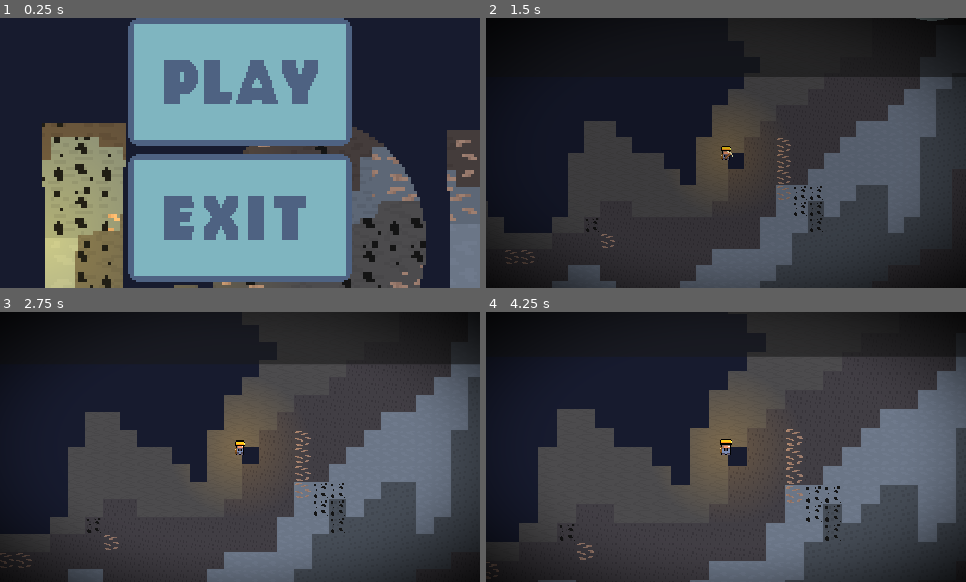
Above: before the commit, frames 1-4 (two rows, left to right).
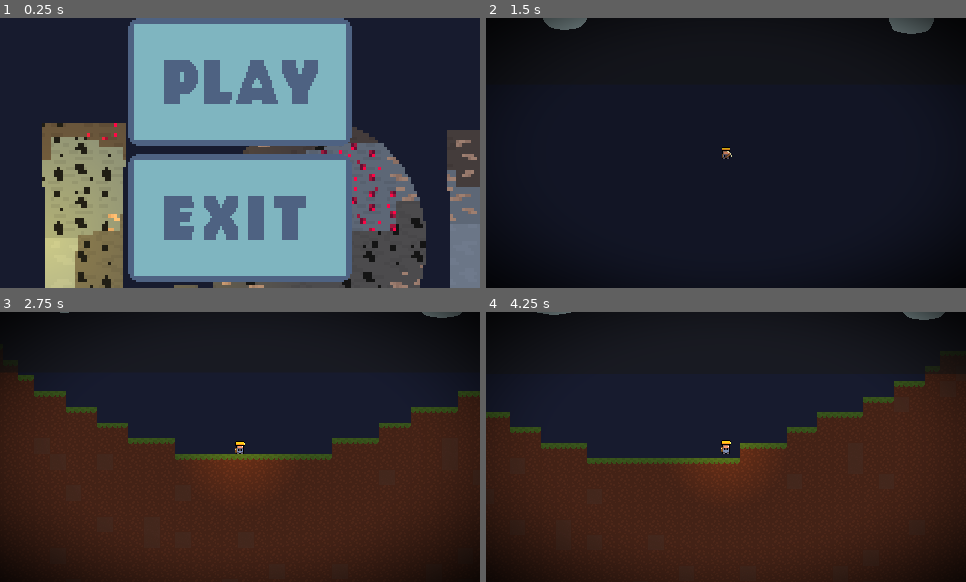
Above: after the commit, the same moments.

Repository: p4tk4n/Lone_Miner
Game: Godot game, scene res://Scenes/main_menu.tscn
The game is run twice, just before and just after one commit, with the same random seed, the same clock (stepped at 60 frames per second) and the same inputs.
Inputs (mouse positions are in pixels of both pictures, inside the frame that each line leads up to):
- Up to frame 1 (0.25 s): no input
- Up to frame 2 (1.5 s): click (726, 82) at 0.5 s; move the mouse to (726, 150) at 1.27 s; hold D (player_right) from 1.28 s (still down); tap Mouse wheel down (scroll down) at 1.35 s; click (726, 150) at 1.42 s
- Up to frame 3 (2.75 s): keep holding D (player_right); tap Space (player_jump) at 1.52, 2.27 s; tap Mouse wheel up (scroll up) at 1.55, 2.1 s; move the mouse to (144, 460) at 2.02 s; tap Mouse wheel down (scroll down) at 2.3 s
- Up to frame 4 (4.25 s): move the mouse to (774, 387) at 2.77 s; release D (player_right) at 2.78 s; hold A (player_left) 2.78-3.53 s; tap Mouse wheel down (scroll down) at 2.85, 3.8 s; tap Mouse wheel up (scroll up) at 3.05, 3.6 s; tap Enter at 3.5 s; move the mouse to (702, 501) at 3.52 s; hold D (player_right) from 3.53 s (still down); click (702, 501) at 3.67 s; tap Space (player_jump) at 3.77 s

The runs differ from the first frame. In frame 1, 1.7% of the frame differs, in the area x 18-83%, y 38-79%; in frame 2, 55%; in frame 3, 69%, in the area x 0-100%, y 0-100%; in frame 4, 68%.

Commit message:
Terrain update
added terrain on top of the world, its just grassy hills for now

Diff:
--- a/Resources/Data/main_tileset.tres
+++ b/Resources/Data/main_tileset.tres
@@ -1,10 +1,11 @@
-[gd_resource type="TileSet" load_steps=11 format=3 uid="uid://badac5i65sojv"]
+[gd_resource type="TileSet" load_steps=13 format=3 uid="uid://badac5i65sojv"]
 
 [ext_resource type="Texture2D" uid="uid://bwq2qnod2bj3c" path="res://Resources/Sprites/tile_atlas.png" id="1_40oe2"]
 [ext_resource type="Texture2D" uid="uid://cuu27rh8l2pik" path="res://Resources/Sprites/coal_atlas.png" id="2_1bu7w"]
 [ext_resource type="Texture2D" uid="uid://bally3cddrphr" path="res://Resources/Sprites/iron_atlas.png" id="3_y32wx"]
 [ext_resource type="Texture2D" uid="uid://didgvfup1mn3n" path="res://Resources/Sprites/placeable_stone.png" id="4_w5wji"]
 [ext_resource type="Texture2D" uid="uid://da7386tuw51y1" path="res://Resources/Sprites/ruby_atlas.png" id="5_gtakp"]
+[ext_resource type="Texture2D" uid="uid://co0wkhiqdjomn" path="res://Resources/Sprites/dirt_atlas.png" id="6_f3w27"]
 
 [sub_resource type="TileSetAtlasSource" id="TileSetAtlasSource_27iwb"]
 texture = ExtResource("1_40oe2")
@@ -449,6 +450,57 @@
 6:3/0/physics_layer_0/angular_velocity = 0.0
 6:3/0/physics_layer_0/polygon_0/points = PackedVector2Array(-8, -8, 8, -8, 8, 8, -8, 8)
 
+[sub_resource type="TileSetAtlasSource" id="TileSetAtlasSource_4ugtx"]
+texture = ExtResource("6_f3w27")
+1:0/0 = 0
+1:0/0/physics_layer_0/linear_velocity = Vector2(0, 0)
+1:0/0/physics_layer_0/angular_velocity = 0.0
+1:0/0/physics_layer_0/polygon_0/points = PackedVector2Array(-8, -8, 8, -8, 8, 8, -8, 8)
+2:0/0 = 0
+2:0/0/physics_layer_0/linear_velocity = Vector2(0, 0)
+2:0/0/physics_layer_0/angular_velocity = 0.0
+2:0/0/physics_layer_0/polygon_0/points = PackedVector2Array(-8, -8, 8, -8, 8, 8, -8, 8)
+1:1/0 = 0
+1:1/0/physics_layer_0/linear_velocity = Vector2(0, 0)
+1:1/0/physics_layer_0/angular_velocity = 0.0
+1:1/0/physics_layer_0/polygon_0/points = PackedVector2Array(-8, -8, 8, -8, 8, 8, -8, 8)
+2:1/0 = 0
+2:1/0/physics_layer_0/linear_velocity = Vector2(0, 0)
+2:1/0/physics_layer_0/angular_velocity = 0.0
+2:1/0/physics_layer_0/polygon_0/points = PackedVector2Array(-8, -8, 8, -8, 8, 8, -8, 8)
+1:2/0 = 0
+1:2/0/physics_layer_0/linear_velocity = Vector2(0, 0)
+1:2/0/physics_layer_0/angular_velocity = 0.0
+1:2/0/physics_layer_0/polygon_0/points = PackedVector2Array(-8, -8, 8, -8, 8, 8, -8, 8)
+2:2/0 = 0
+2:2/0/physics_layer_0/linear_velocity = Vector2(0, 0)
+2:2/0/physics_layer_0/angular_velocity = 0.0
+2:2/0/physics_layer_0/polygon_0/points = PackedVector2Array(-8, -8, 8, -8, 8, 8, -8, 8)
+1:3/0 = 0
+1:3/0/physics_layer_0/linear_velocity = Vector2(0, 0)
+1:3/0/physics_layer_0/angular_velocity = 0.0
+1:3/0/physics_layer_0/polygon_0/points = PackedVector2Array(-8, -8, 8, -8, 8, 8, -8, 8)
+2:3/0 = 0
+2:3/0/physics_layer_0/linear_velocity = Vector2(0, 0)
+2:3/0/physics_layer_0/angular_velocity = 0.0
+2:3/0/physics_layer_0/polygon_0/points = PackedVector2Array(-8, -8, 8, -8, 8, 8, -8, 8)
+3:0/0 = 0
+3:0/0/physics_layer_0/linear_velocity = Vector2(0, 0)
+3:0/0/physics_layer_0/angular_velocity = 0.0
+3:0/0/physics_layer_0/polygon_0/points = PackedVector2Array(-8, -8, 8, -8, 8, 8, -8, 8)
+3:1/0 = 0
+3:1/0/physics_layer_0/linear_velocity = Vector2(0, 0)
+3:1/0/physics_layer_0/angular_velocity = 0.0
+3:1/0/physics_layer_0/polygon_0/points = PackedVector2Array(-8, -8, 8, -8, 8, 8, -8, 8)
+3:2/0 = 0
+3:2/0/physics_layer_0/linear_velocity = Vector2(0, 0)
+3:2/0/physics_layer_0/angular_velocity = 0.0
+3:2/0/physics_layer_0/polygon_0/points = PackedVector2Array(-8, -8, 8, -8, 8, 8, -8, 8)
+3:3/0 = 0
+3:3/0/physics_layer_0/linear_velocity = Vector2(0, 0)
+3:3/0/physics_layer_0/angular_velocity = 0.0
+3:3/0/physics_layer_0/polygon_0/points = PackedVector2Array(-8, -8, 8, -8, 8, 8, -8, 8)
+
 [resource]
 physics_layer_0/collision_layer = 1
 sources/0 = SubResource("TileSetAtlasSource_27iwb")
@@ -456,3 +508,4 @@
 sources/2 = SubResource("TileSetAtlasSource_icd8e")
 sources/3 = SubResource("TileSetAtlasSource_fk1ne")
 sources/4 = SubResource("TileSetAtlasSource_8kqss")
+sources/5 = SubResource("TileSetAtlasSource_4ugtx")
--- a/Scenes/audio_manager.tscn
+++ b/Scenes/audio_manager.tscn
@@ -9,8 +9,10 @@
 
 [node name="block_pickup" type="AudioStreamPlayer2D" parent="."]
 stream = ExtResource("2_xembh")
+volume_db = 10.0
 max_distance = 1e+10
 
 [node name="mining_block" type="AudioStreamPlayer2D" parent="."]
 stream = ExtResource("3_wejcr")
+volume_db = 10.0
 max_distance = 1e+10
--- a/Scenes/item.tscn
+++ b/Scenes/item.tscn
@@ -18,7 +18,7 @@
 mass = 0.5
 physics_material_override = SubResource("PhysicsMaterial_3xsf5")
 gravity_scale = 1.1
-linear_velocity = Vector2(-26.286, 11.7556)
+linear_velocity = Vector2(17.9198, -44.5574)
 angular_damp = 40.013
 script = ExtResource("1_kblxi")
 item_texture = ExtResource("1_6o2xr")
--- a/Scenes/player.tscn
+++ b/Scenes/player.tscn
@@ -117,6 +117,7 @@
 shape = SubResource("RectangleShape2D_xn8oq")
 
 [node name="Camera2D" type="Camera2D" parent="."]
+zoom = Vector2(0.01, 0.01)
 
 [node name="MiningRange" type="Area2D" parent="."]
 
--- a/Scenes/world.tscn
+++ b/Scenes/world.tscn
@@ -59,6 +59,8 @@
 [node name="TileMap" type="TileMap" parent="."]
 tile_set = ExtResource("3_dl2li")
 format = 2
+
+[node name="VisibleOnScreenNotifier2D" type="VisibleOnScreenNotifier2D" parent="TileMap"]
 
 [node name="player" parent="." instance=ExtResource("1_gvcvq")]
 
--- a/Scripts/global.gd
+++ b/Scripts/global.gd
@@ -1,6 +1,6 @@
 extends Node
 
-var WIDTH := 400
+var WIDTH := 1_000
 var HEIGHT := 400
 
 var player_can_mine = false
--- a/Scripts/player.gd
+++ b/Scripts/player.gd
@@ -17,6 +17,9 @@
 	mining_range.mouse_entered.connect(_on_mining_range_entered)
 	mining_range.mouse_exited.connect(_on_mining_range_exited)
 	camera.zoom = Vector2(1,1)
+	position = Vector2i(3200,-800)
+
+
 func _physics_process(delta):
 	if not is_on_floor_only():
 		gravity = falling_gravity
@@ -62,16 +65,17 @@
 func _unhandled_input(_event):
 	if Input.is_action_just_pressed("scroll up"):
 		var new_zoom = camera.zoom * 1.1
-		if new_zoom.x <= 5:  # Limit max zoom
-			camera.zoom = new_zoom
-			Global.did_scroll = true
+		#if new_zoom.x <= 5:  # Limit max zoom
+			#camera.zoom = new_zoom
+			#Global.did_scroll = true
+		camera.zoom = new_zoom
 
 	if Input.is_action_just_pressed("scroll down"):
 		var new_zoom = camera.zoom * 0.9
-		if new_zoom.x >= 1:  # Limit min zoom
-			camera.zoom = new_zoom
-			Global.did_scroll = true
-
+		#if new_zoom.x >= 1:  # Limit min zoom
+			#camera.zoom = new_zoom
+			#Global.did_scroll = true
+		camera.zoom = new_zoom
 func _on_mining_range_entered():
 	Global.player_can_mine = true
 
--- a/Scripts/world.gd
+++ b/Scripts/world.gd
@@ -32,6 +32,9 @@
 var width : int = Global.WIDTH
 var height : int = Global.HEIGHT
 
+var world_thread = Thread.new()
+var world_data = []
+
 var stone_tiles = [
 	Vector2i(6, 0),   # Stone base
 	Vector2i(2, 0),   # Light gray rock
@@ -53,15 +56,17 @@
 		n.seed = world_seed
 
 	mining_timer.timeout.connect(_on_mining_timer_timeout)
-	generate_world()
+	_generate_world()
 	$Effects/vignette.mouse_filter = Control.MOUSE_FILTER_IGNORE
 	player_inventory.visible = true
 
 #values: [min,max,[layer,source_id,[atlas_x,atlas_y]]]
 func noise_to_tiles(input_noise,lists):
-	for x in range(-width/2.0,width/2.0):
-		for y in range(-height/2.0,height/2.0):
+	for x in range(0,width):
+		for y in range(0,height):
 			var noise_val = input_noise.get_noise_2d(x,y)
+			if x == 0 or y == 0 or x == width-1 or y == height-1:
+				noise_val += 0.5
 			for values in lists:
 				if values[0] == null:
 					if noise_val < values[1]:
@@ -90,8 +95,49 @@
 						Vector2i(values[2][2][0],values[2][2][1])
 						)
 
-func generate_world():
+func wave_terrain():
+	# Bounds
+	var top: int = 20  # Adjusted for better terrain positioning
+	var left: int = 0
+	var right: int = width
+
+	var a: float = 0
+	var b: float = 0
+
+	var block_type: int = 0
+
+	for x in range(left, right):
+		#smartass meth eq for the sin wave-like terrain
+		var map_height: int = int(sin(a) * 8 + sin(b) * 6)
+
+		#fill terrain from generated height downwards
+		for y in range(top - map_height, top+randi_range(20,22)):
+			#if the current block is the 1st one its set to block type 1 (grassblock)
+			#random blocks are also placed
+
+			if randf_range(0,5) > 4.8:
+				block_type = 2 #bt 2 is gravel
+			else:
+				block_type = 0 #bt 0 is dirt
+
+			if y == top-map_height:
+				block_type = 1 #bt 1 is grass
+
+			match block_type:
+				0:
+					tilemap.set_cell(0, Vector2i(x, y-40), 5, Vector2i(2, 0))
+				1:
+					tilemap.set_cell(0, Vector2i(x, y-40), 5, Vector2i(1, 0))
+				2:
+					tilemap.set_cell(0, Vector2i(x, y-40), 5, Vector2i(3, 0))
+				_:
+					tilemap.set_cell(0, Vector2i(x, y-40), 5, Vector2i(2, 0))
+		a += 0.081
+		b += 0.045
+
+func _generate_world():
 	# Main terrain generation
+
 	noise_to_tiles(noise1,[
 		[-0.1, 0.0, [0, 0, [5, 0]]],   # Brownish ground
 		[0.0, null, [0, 0, [6, 0]]],   # Default ground
@@ -108,6 +154,7 @@
 	generate_ore(noise_coal,0.4,1,Vector2i(1,0),stone_tiles)
 	generate_ore(noise_iron,0.49,2,Vector2i(1,0),stone_tiles)
 	generate_ore(noise_ruby,0.69,4,Vector2i(1,0),stone_tiles)
+	wave_terrain()
 
 func generate_ore(noise: Noise, threshold: float, source_id: int, _atlas_coords: Vector2i, valid_tiles: Array):
 	for x in range(-width / 2.0, width / 2.0):
Not shown, added: Exports/Windows/Version Alpha.4/READ_ME.txt
Binary file added: Resources/Sprites/dirt_atlas.png
Not shown, added: Resources/Sprites/dirt_atlas.png.import
Binary file added: Resources/Sprites/game_icon.png
Not shown, added: Resources/Sprites/game_icon.png.import
Binary file changed: Resources/Sprites/logo.png
Binary file changed: Resources/Sprites/placeable_stone.png
Not shown, changed: devlog.txt
Not shown, changed: export_presets.cfg
Not shown, added: Exports/Windows/Version Alpha.3/LoneMiner_VersionAlpha.3.console.exe
Not shown, added: Exports/Windows/Version Alpha.3/LoneMiner_VersionAlpha.3.exe
Not shown, added: Exports/Windows/Version Alpha.3/LoneMiner_VersionAlpha.3.pck
(and 4 more such lines)
